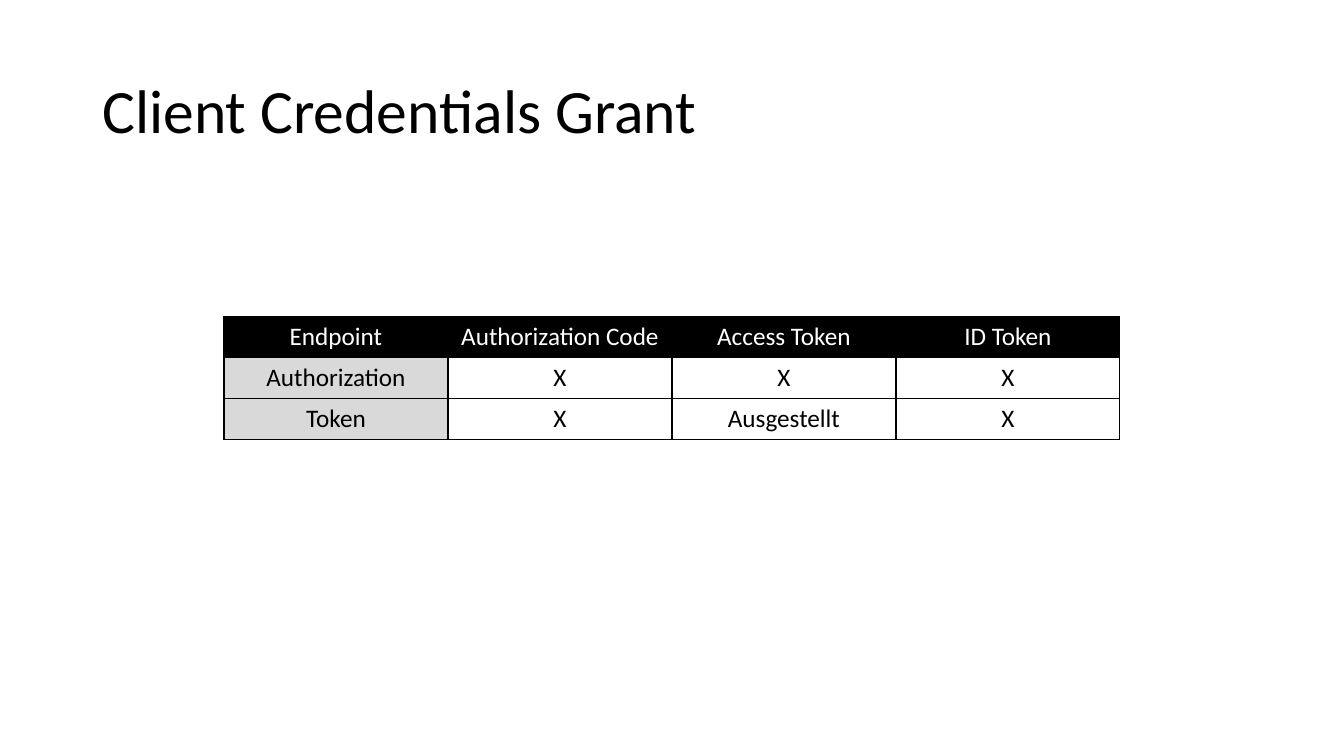
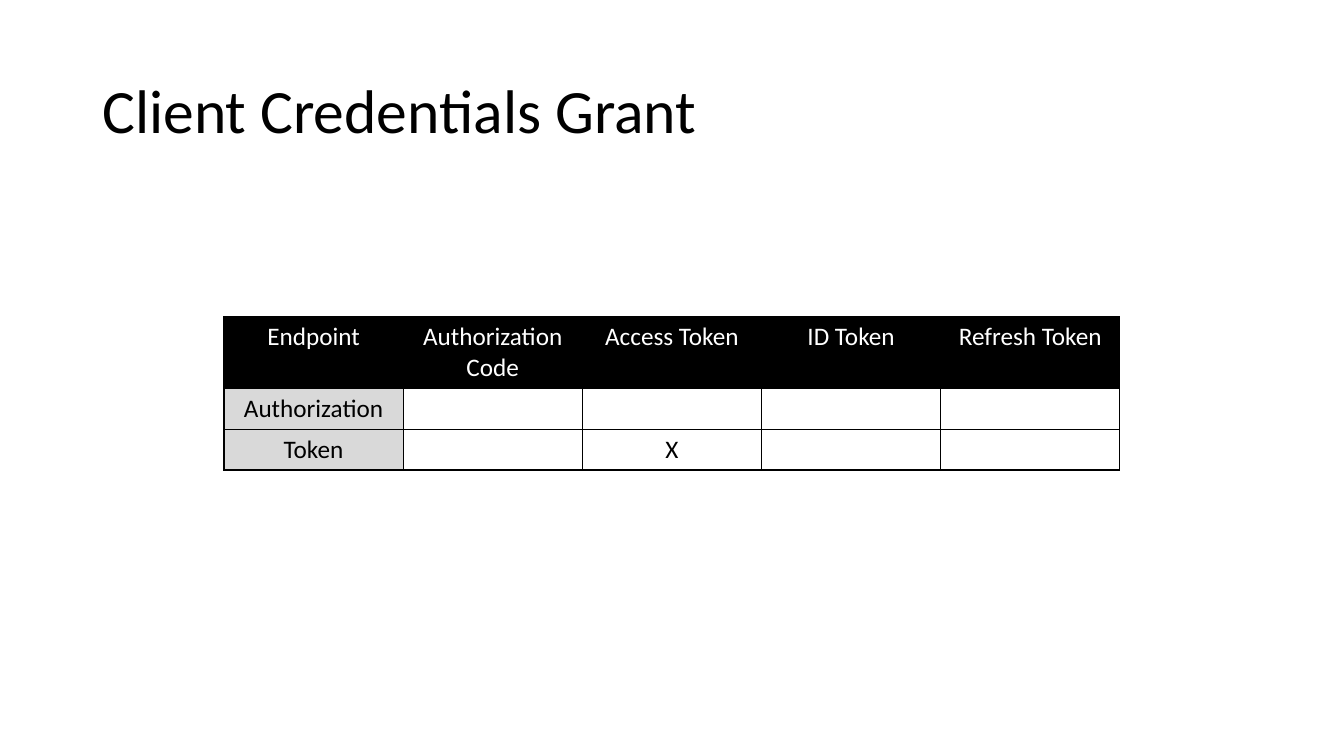
Before and after one commit to danielwagn3r/openid-workshop, a slide deck: slide 26 of OpenID & OAuth.pptx. Drawn at 1344x756 pixels with LibreOffice and Linux fonts; fonts in the diff are those of the drawing. Boxes give left, top, right and bottom in pixels: in the first picture for what was removed or moved away, otherwise in the second. Text is boxed around its words. In the diff, an @@ line names an element or a change of style, - is before the commit and + after.

```diff
--- a/OpenID & OAuth.pptx
+++ b/OpenID & OAuth.pptx
@@ table at [224,317,1121,469] @@
-column 2: Authorization Code | X | X
-column 3: Access Token | X | Ausgestellt
-column 4: ID Token | X | X
+column 2: Authorization Code |  | 
+column 3: Access Token |  | X
+column 4: ID Token |  | 
+column 5: Refresh Token |  | 
```
Also in this commit, not shown: 20 other slides changed, 1 slide added.
